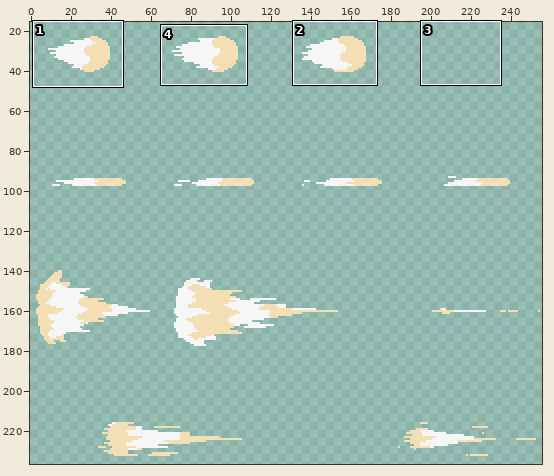
A sprite sheet gets an edit: Assets/Resources/Projectiles/DrifterCannon/Sprites/Ranch Proj.png. The picture above shows the old version from afar; the outline marks the close-up.
Close-up. Before the commit:
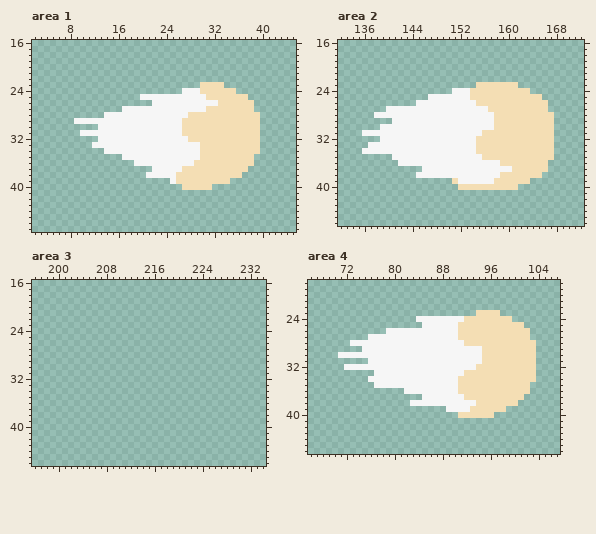
The file is 256x256 pixels. Shown: area 1: x 2..45, y 16..47; area 2: x 132..172, y 16..46; area 3: x 196..234, y 16..46; area 4: x 66..107, y 18..46. The wide view leaves out empty margins. The commit also changed other parts of the picture, which this record leaves out.
The result:
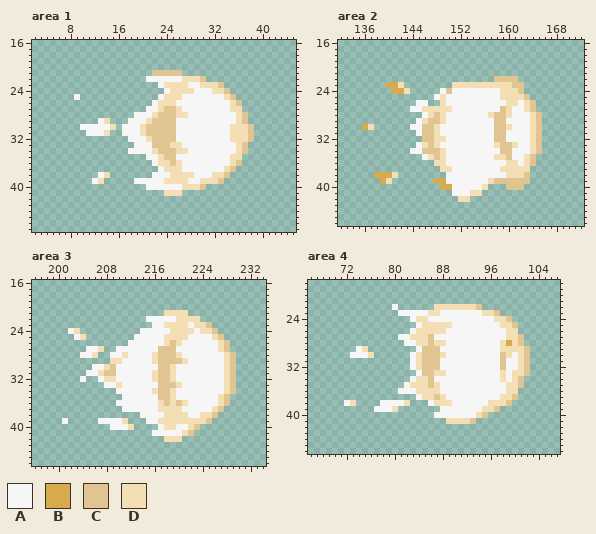
Palette (. is transparent): A #f6f6f6  B #d8aa4e  C #e0c491  D #f4deb4
Change:
Changed rows in their new state; - is an unchanged pixel.
Area 1:
first column x 9:
21 -------------CCCCC-------------
22 ------------AAAAAADDDC---------
23 --------------ADDDDAA---C------
24 ---------------ADDDD-AA--C.----
25 A----------...-DDD----AAA-C..--
26 --------------DDD-------AA-C..-
27 --------....--DCCD----AAAA--..-
28 -----.....---DCCCDDAAAAAAAA-C..
29 ....-D...---DCCCC-AAAAAAAAA-C..
30 -AAA--D.---DCCCCC-AAAAAAAA---C.
31 -.---D..---DCCCCC-AAAAAAAA---C.
32 ----.....---DCCCC--AAAAAAA---C.
33 ---.......---CCCDD---AAAAAA-C..
34 -----....----DCCCDD--AAAAAA-C..
35 --------....--DCC----AAAAA--..-
36 ----------...-DDCD--AAAAAA-C..-
37 -------------.-DDDAAAAAAA-C..--
38 ----AD------.---D---AAA--C..---
39 ---AD-----AAAAADD--AA---C.-----
40 ------------AAAAAA---C.--------
41 ---------------DDD-------------
Area 2:
first column x 136:
22 ----------------------CCCC------
23 ----BBD--------DDDD------CC-----
24 -----BBD-----AC---AAAAA---C.----
25 -----------.-D----AAAAA----C..--
26 -----------..D-----AAAAA--A-C..-
27 ----....--DDDDD------AAC-AA-C..-
28 --........-DCD-------DCC-AAA-C..
29 -----....-DCCD--------CCAAAA-C..
30 BD-.....--CCD---------CC-AAA-C..
31 .........-CCD-------AACCAAAA-C..
32 ---.......CCDD-----AAACCAAAA-C..
33 -........-DCD------AAA-CC-AA-C..
34 ........--CCCD-----AAAACCAAA-C..
35 -----.....-DCD------AA--CAA-C...
36 ------......DD---------A--A-C..-
37 ----------...DD--------DD---...-
38 --BBBD---.....---------A---C..--
39 ---BD-------BBAA-----DCCCCCC----
40 -------------BBAAAAA-...CCC-----
41 ---------------AAADD------------
42 ----------------DD--------------
Area 3:
first column x 201:
21 -----------------DDDD--------
22 --------------AAAAADDDD------
23 ---------------AADDDDADDC----
24 -AD----------AAAAADDDDADDC---
25 --AD--------AAAAADDDDAAAADC--
26 -----------AAAAAADCDAAAAAADC-
27 ----AAD--AAAAAAACCCAAAAAAADC-
28 ---AAD--AADAAAADCCCDAAAAAAADC
29 --------DDAAAAADCCCCDAAAAAADC
30 -----AADCAAAAAAACCDAAAAAAAADC
31 ----AADCCAAAAAADCCDAAAAAAAADC
32 ---A--ADDAAAAAADCCDAAAAAAAADC
33 -------AADAAAAAACCCDAAAAAAADC
34 ---------AAAAAADCCDAAAAAAAADC
35 ----------AAAAAACCDAAAAAAADC-
36 ---------AAAAAAADCDCDAAAAADC-
37 ----------AAAAAADDDDAAAAADC--
38 -------------AAAADDDDAADDC---
39 A-----AAAAD---AADDDDDDDDC----
40 --------AAAD----ADDAADC------
41 ---------------AAAAADC-------
42 -----------------DDD---------
Area 4:
first column x 71:
22 ---------A------DDDDDDDC---------
23 ----------AAAAADDAAAAAAA--C------
24 ------------ADD------AAAAA--C----
25 -------------ADDDDD-AAAAAAA--C.--
26 --------....-DDDDD--AAAAAAAA--..-
27 -----.....--DDDC----AAAAAAAA--C.-
28 --.........--DDCDD---AAAAAA-B-C..
29 ---AD........-CCC-------AAA----C.
30 ..---D......-DCCCD------AAAC-A-C.
31 -----.......-DCCC-------AAACAA-C.
32 -...........-DCCC------AAAACAA-C.
33 ------.......-CCDD---AAAAAA-A--C.
34 -----.......-DDC----AAAAAAA-A-C..
35 ------.....-DDDCD---AAAAAAAA--C.-
36 ----------A--DDDD---AAAAAAAA--..-
37 -------------ADDCD---AAAAAA--C.--
38 -AD----AAAAD...-DDD----AA---C.---
39 ------AAAD-------A----AA--C.-----
40 ----------------AAAAAAA-C.-------
41 ------------------DDDDC----------
Pixel boxes of the changes (left, top, right, bottom) in both close-ups:
changed: (74, 70, 260, 196)
changed: (362, 76, 554, 202)
added: (68, 310, 236, 442)
added: (62, 418, 68, 424)
changed: (338, 304, 536, 424)
